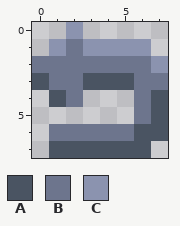
Pixel-art file, stored at images/ui/revert.aseprite. The picture above was drawn from the file before the commit.
8x8 pixels, 1 frame.
Palette (. is transparent): A #4a5462  B #6d758d  C #8b93af
New version:
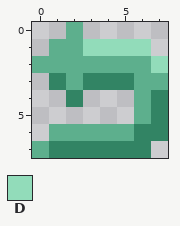
Colours new in this view: D #92dcba
Difference:
Colour A changes from #4a5462 to #328464.
Colour B changes from #6d758d to #5daf8d.
Colour A replaces colour B in row 3 at x 1; in row 4 at x 2.
Colour B is added in row 7 at x 0.
Colour B replaces colour C in row 0 at x 2; in row 1 at x 1.
Colour D replaces colour C in row 1 at x 3 to 6; in row 2 at x 7.
The edit erases colour A in row 3 at x 0; in row 4 at x 1.
Changed places in both pictures, as pixel boxes (x1, y1, x2, y2):
changed: (32, 22, 168, 158)
